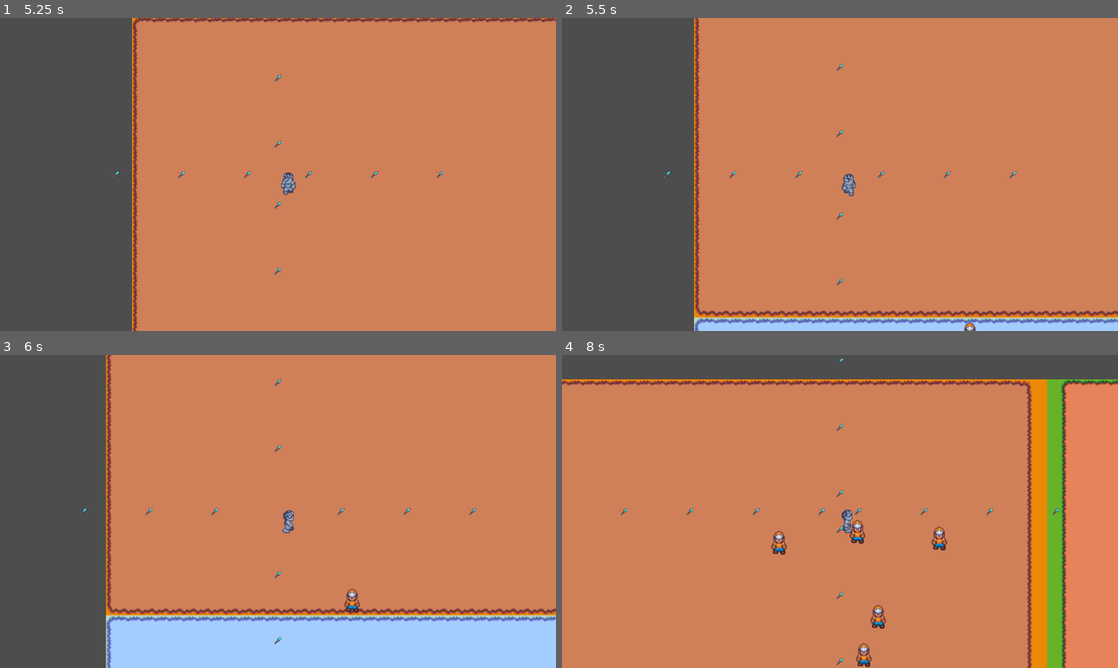
Above: before the commit, frames 1-4 (two rows, left to right).
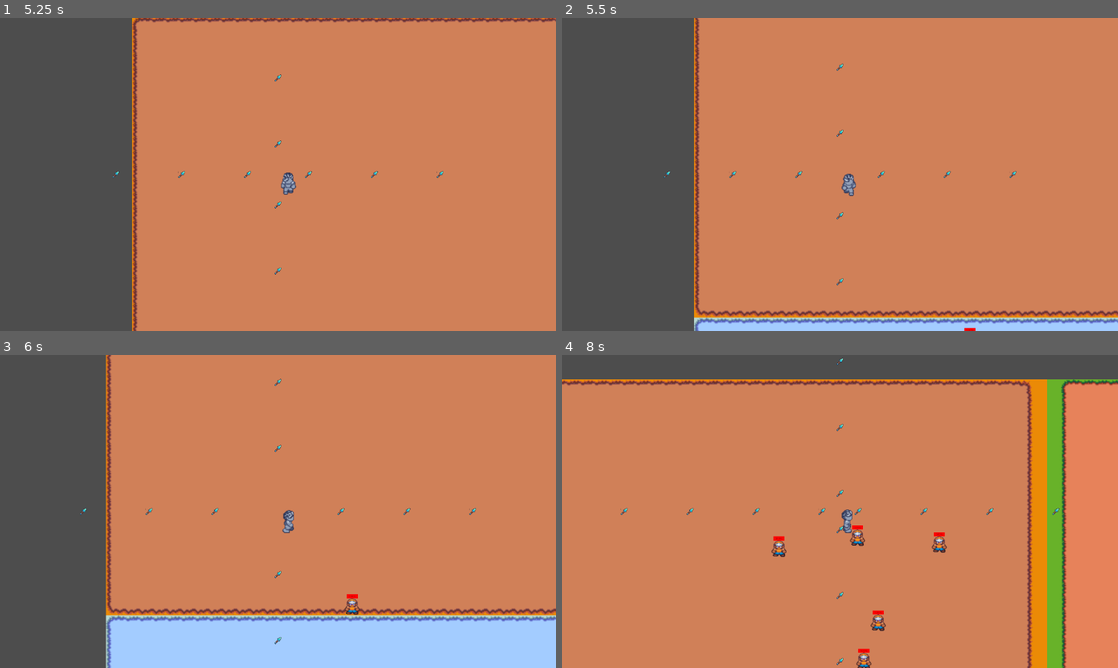
Above: after the commit, the same moments.

Repository: OmenF1/PGameJam16
Game: Godot game, scene res://Map/test_map.tscn
The game is run twice, just before and just after one commit, with the same random seed, the same clock (stepped at 60 frames per second) and the same inputs.
Inputs:
- Up to frame 1 (5.25 s): tap Enter at 0.5 s; hold D (move_right) 0.53-1.28 s; hold S (move_down) 1.28-2.03 s; hold D (move_right) 2.03-2.78 s; hold W (move_up) 2.78-3.53 s; hold A (move_left) 3.53-5.03 s; hold S (move_down) from 5.03 s (still down)
- Up to frame 2 (5.5 s): keep holding S (move_down)
- Up to frame 3 (6 s): release S (move_down) at 5.78 s; hold D (move_right) from 5.78 s (still down)
- Up to frame 4 (8 s): release D (move_right) at 6.53 s; hold W (move_up) 6.53-7.28 s; hold D (move_right) from 7.28 s (still down)

Frame 1 is identical in both runs. In frame 2, less than 0.1% of the frame differs, in the area x 72-75%, y 97-100%; in frame 3, 0.2%; in frame 4, 0.8%, in the area x 37-70%, y 52-100%.

Commit message:
added basic hp bars and 2 hit kills WIP

Diff:
--- a/Map/test_map.gd
+++ b/Map/test_map.gd
@@ -14,6 +14,7 @@
 func _on_mob_spawn_timer_timeout() -> void:
 	for i in range(5):
 		var mob = mob_scene.instantiate()
+		mob.scale = Vector2(0.2, 0.2)
 		add_child(mob)
 		mob.position = Vector2(randf_range(100, 800), randf_range(100, 600))
 
--- a/basic_mob.gd
+++ b/basic_mob.gd
@@ -3,12 +3,17 @@
 
 @onready var player = get_node("../Player")
 
+var health = 100
+
 func _ready():
-	pass
+	$HealthBar.value = health
 
 func _process(delta):
 	position = position.move_toward(player.position, delta * 100)
 
 
 func _on_area_2d_area_entered(area: Area2D) -> void:
-	queue_free()
+	health -= 50
+	$HealthBar.value = health
+	if (health == 0):
+		queue_free()
--- a/basic_mob.tscn
+++ b/basic_mob.tscn
@@ -19,21 +19,30 @@
 }]
 
 [sub_resource type="CapsuleShape2D" id="CapsuleShape2D_qb7sv"]
-radius = 16.0
-height = 32.0
+radius = 48.0
+height = 112.0
 
 [sub_resource type="CapsuleShape2D" id="CapsuleShape2D_b7kp6"]
+radius = 48.0
+height = 96.0
+
+[sub_resource type="StyleBoxFlat" id="StyleBoxFlat_dunlj"]
+bg_color = Color(0.618085, 0.598458, 0.558785, 1)
+
+[sub_resource type="StyleBoxFlat" id="StyleBoxFlat_qtwyx"]
+bg_color = Color(1, 0, 0, 1)
 
 [node name="BasicMob" type="CharacterBody2D"]
 collision_mask = 255
 script = ExtResource("1_yt2bo")
 
 [node name="Animation" type="AnimatedSprite2D" parent="."]
-position = Vector2(5.68434e-14, 5.68434e-14)
-scale = Vector2(0.8, 0.8)
+position = Vector2(2.72848e-12, 32)
+scale = Vector2(3.88125, 2.75625)
 sprite_frames = SubResource("SpriteFrames_dt5p4")
 
 [node name="Collision" type="CollisionShape2D" parent="."]
+position = Vector2(0, 24)
 shape = SubResource("CapsuleShape2D_qb7sv")
 
 [node name="Area2D" type="Area2D" parent="."]
@@ -41,6 +50,17 @@
 collision_mask = 4
 
 [node name="CollisionShape2D" type="CollisionShape2D" parent="Area2D"]
+position = Vector2(0, 24)
 shape = SubResource("CapsuleShape2D_b7kp6")
 
+[node name="HealthBar" type="ProgressBar" parent="."]
+offset_left = -32.0
+offset_top = -44.0
+offset_right = 32.0
+offset_bottom = -21.0
+theme_override_colors/font_color = Color(0.784314, 0, 0, 1)
+theme_override_colors/font_outline_color = Color(0, 0, 0, 1)
+theme_override_styles/background = SubResource("StyleBoxFlat_dunlj")
+theme_override_styles/fill = SubResource("StyleBoxFlat_qtwyx")
+
 [connection signal="area_entered" from="Area2D" to="." method="_on_area_2d_area_entered"]
Not shown: 1 places in basic_mob.tscn that only renumber resources
Not shown, added: Map/tesF88C.tmp
